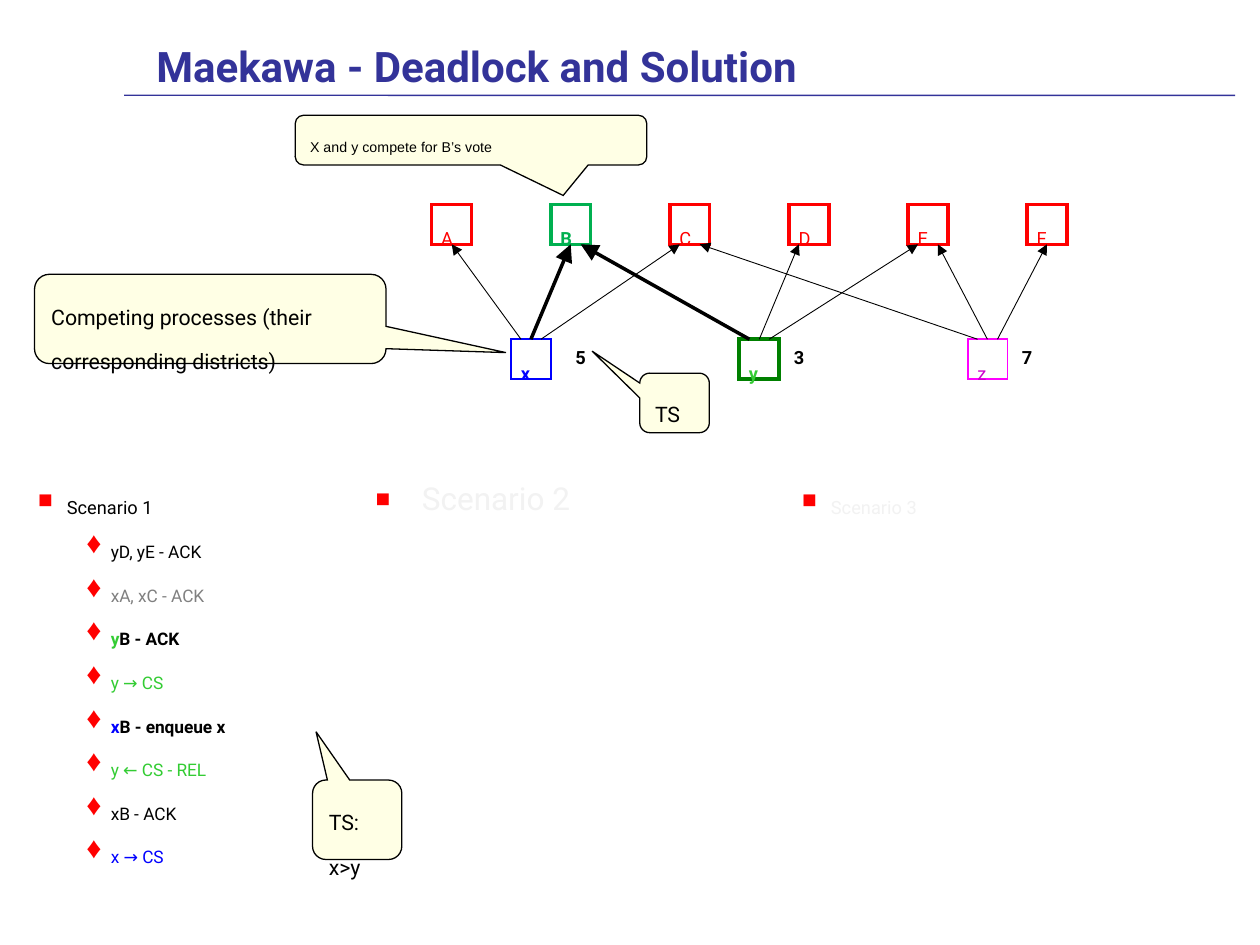
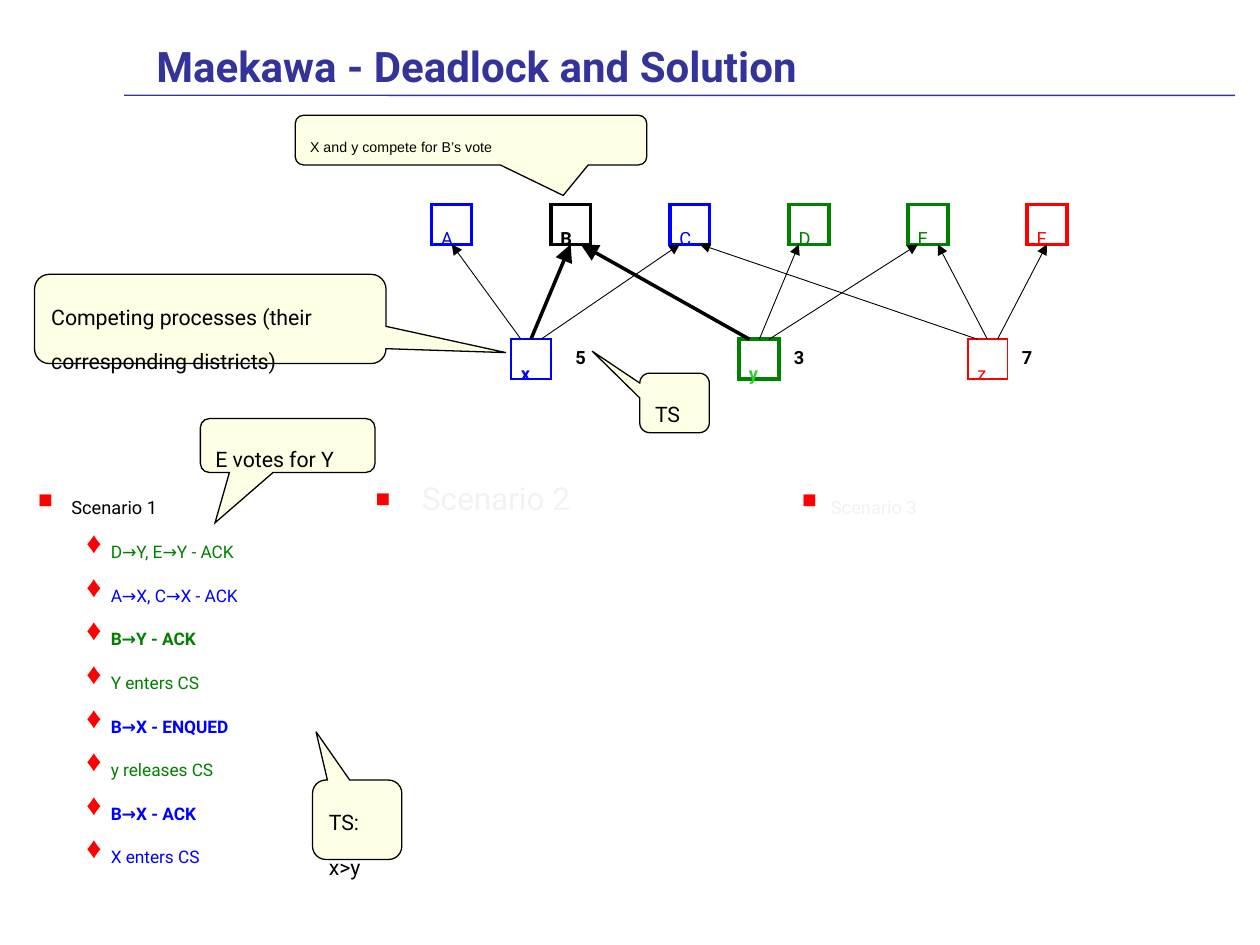
Before and after one commit to fan1x/fan1x.github.io, a slide deck: slide 59 of data/2025-26/pds/PDS-en.pptx. Drawn at 1260x945 pixels with LibreOffice and Linux fonts; fonts in the diff are those of the drawing. Boxes give left, top, right and bottom in pixels: in the first picture for what was removed or moved away, otherwise in the second. Text is boxed around its words. In the diff, an @@ line names an element or a change of style, - is before the commit and + after.

```diff
--- a/data/2025-26/pds/PDS-en.pptx
+++ b/data/2025-26/pds/PDS-en.pptx
@@ rectangle "A" at (432, 204, 472, 244): text colour #FF0000 to #0000FF; outline #FF0000 2 pt to #0000FF 2 pt @@
@@ rectangle "B" at (551, 204, 591, 244): text colour #00B050 to #000000; outline #00B050 2 pt to #000000 2 pt @@
@@ rectangle "C" at (670, 204, 711, 244): text colour #FF0000 to #0000FF; outline #FF0000 2 pt to #0000FF 2 pt @@
@@ rectangle "D" at (789, 204, 829, 244): text colour #FF0000 to #008000; outline #FF0000 2 pt to #008000 2 pt @@
@@ rectangle "E" at (908, 204, 949, 244): text colour #FF0000 to #008000; outline #FF0000 2 pt to #008000 2 pt @@
@@ rectangle "z" at (968, 339, 1008, 379): text colour #CC00CC to #FF0000; outline #FF00FF 1 pt to #FF0000 1 pt @@
@@ rounded speech box added at (200, 418, 375, 472), fill #FFFFCC at 50% opacity, outline #000000 0.75 pt, 21 pt, text #000000 @@
+E votes for Y
@@ text at (111, 545, 238, 863): text changed; text colour #000000 to #008000 @@
-  ♦ yD, yE - ACK
-  ♦ xA, xC - ACK
-  ♦ yB - ACK
-  ♦ y → CS
-  ♦ xB - enqueue x
-  ♦ y ← CS - REL
-  ♦ xB - ACK
-  ♦ x → CS
+  ♦ D→Y, E→Y - ACK
+  ♦ A→X, C→X - ACK
+  ♦ B→Y - ACK
+  ♦ Y enters CS
+  ♦ B→X - ENQUED
+  ♦ y releases CS
+  ♦ B→X - ACK
+  ♦ X enters CS
```
Also in this commit, not shown: 9 other slides changed, 1 slide added, 1 other file.
